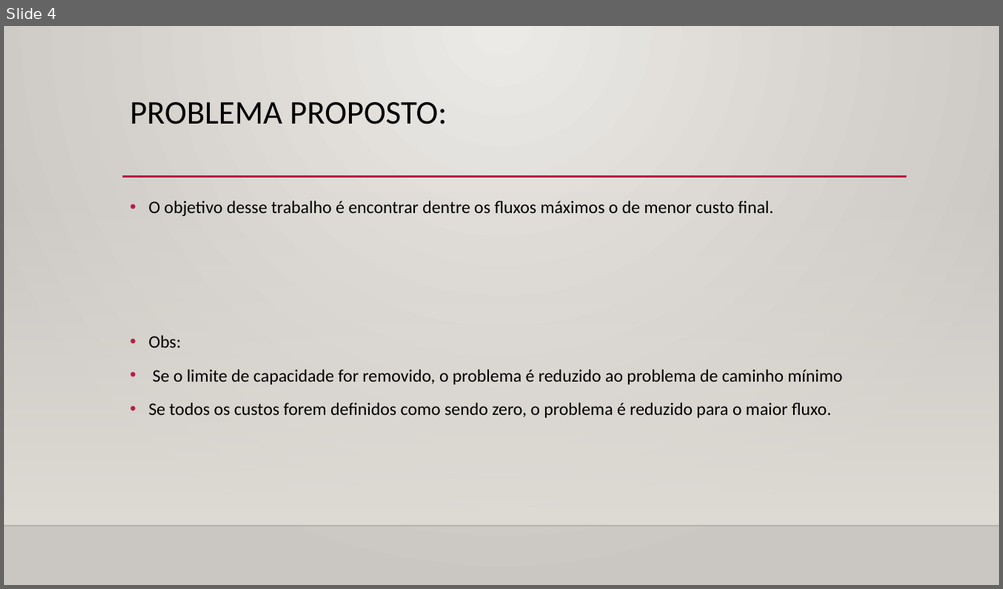
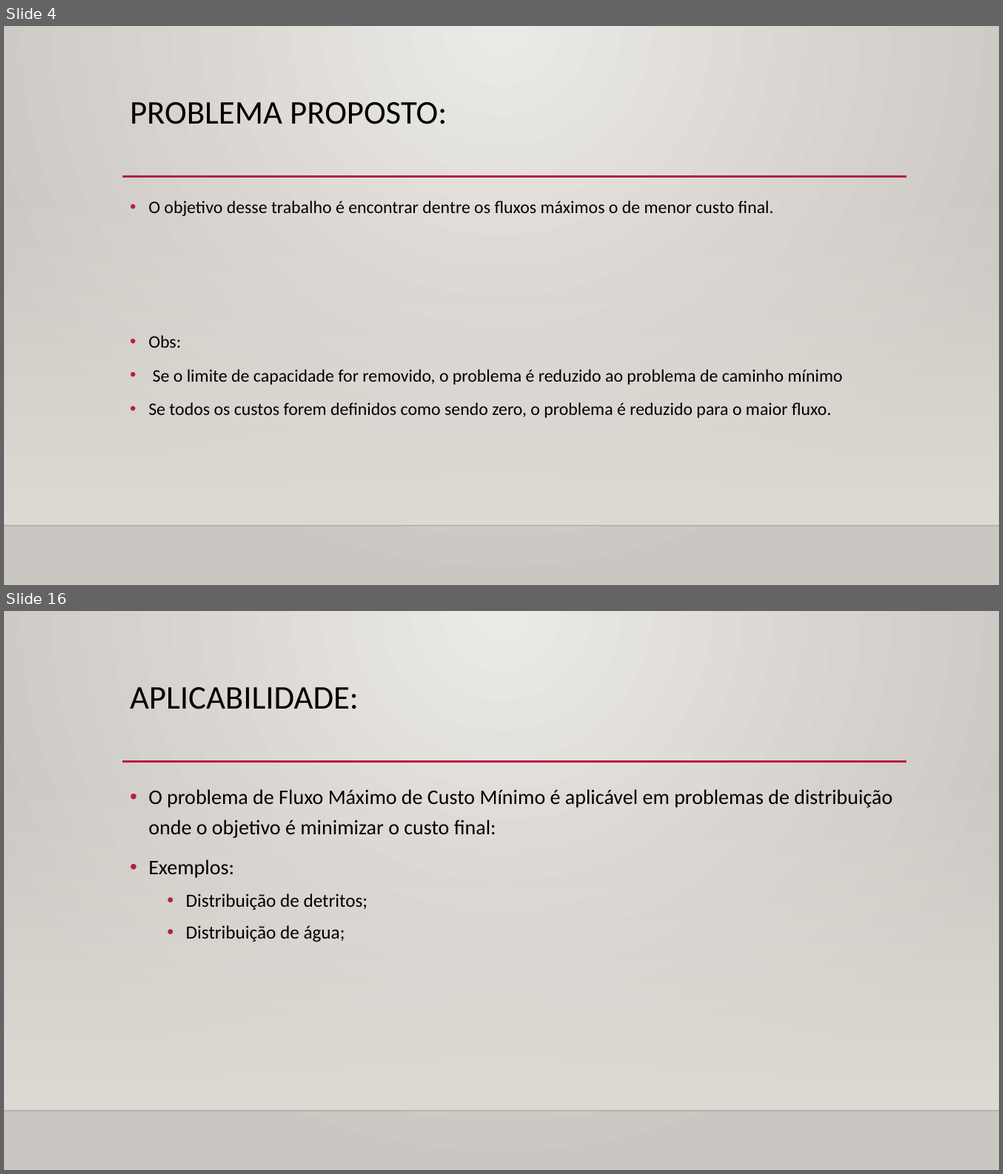
Before and after one commit to vitorhugoclz/EclipseProject, a slide deck: FluxoCustoMinimo/slides e texto/Apresentacao.pptx. Shown one above the other, each under a label of ours: slide 4 before the commit, slides 4 and 16 after it; the slides between them are not shown. The pictures are 1003x589 and 1003x1174 pixels, drawn with LibreOffice and Linux fonts; fonts in the diff are those of the drawing; background and template pictures are left out. Boxes give left, top, right and bottom in pixels: in the first picture for what was removed or moved away, otherwise in the second. Text is boxed around its words. In the diff, an @@ line names an element or a change of style, - is before the commit and + after.

Commit message:
Feita Apresentação Slide
Finalizada Apresentação Slide

```diff
--- a/FluxoCustoMinimo/slides e texto/Apresentacao.pptx
+++ b/FluxoCustoMinimo/slides e texto/Apresentacao.pptx
@@ slide 16 added at (4, 611, 999, 1170), background gradient #ECEAE7 to #CAC7C1; not listed: 3 template elements that a slide beside it also shows @@
@@ title added at (130, 687, 358, 709), 32 pt, text #000000 @@
+APLICABILIDADE:
@@ text added at (148, 789, 892, 943), 20 pt, text #000000 @@
+• O problema de Fluxo Máximo de Custo Mínimo é aplicável em problemas de distribuição onde o objetivo é minimizar o custo final:
+• Exemplos:
+  • Distribuição de detritos;
+  • Distribuição de água;
```
Also in this commit, not shown: 3 slides changed, 8 other slides added, 4 other files.
